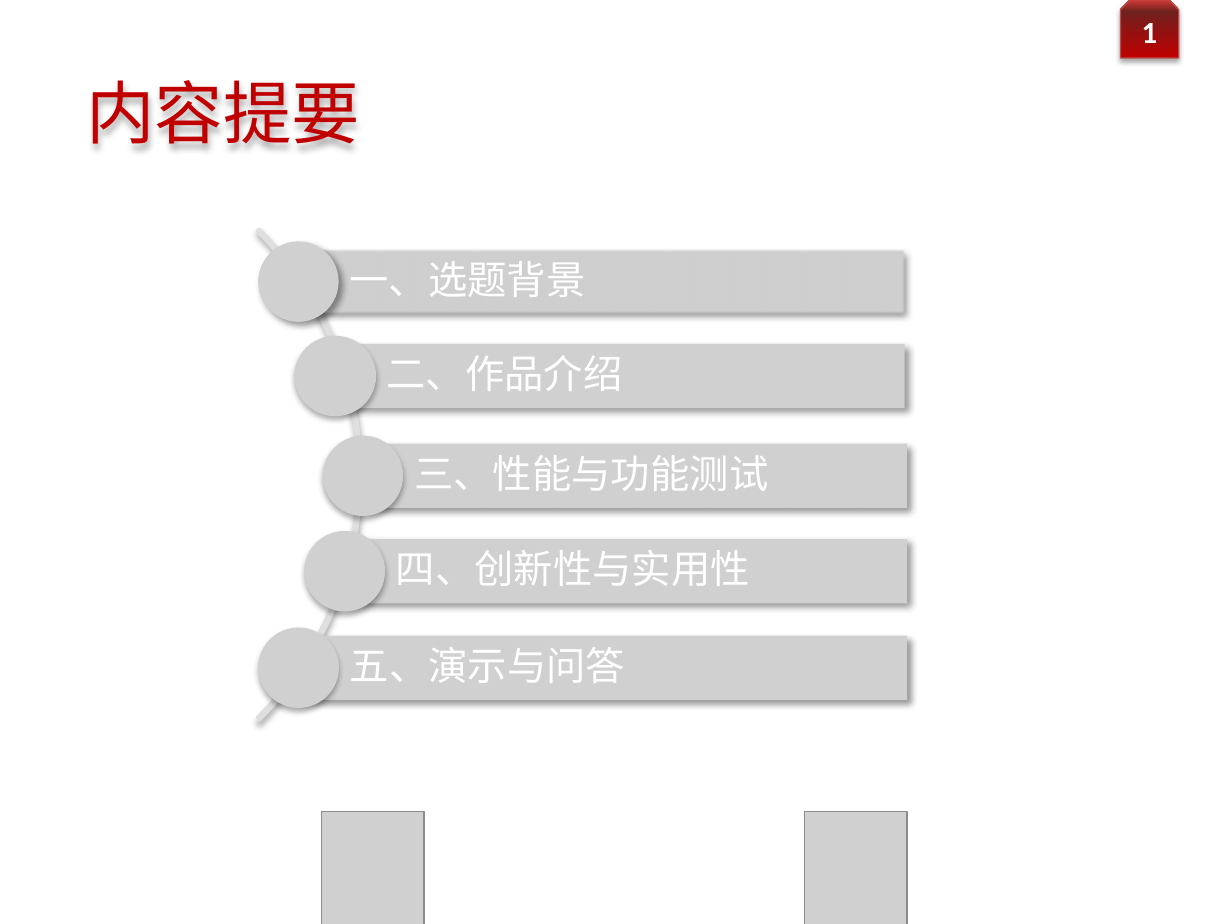
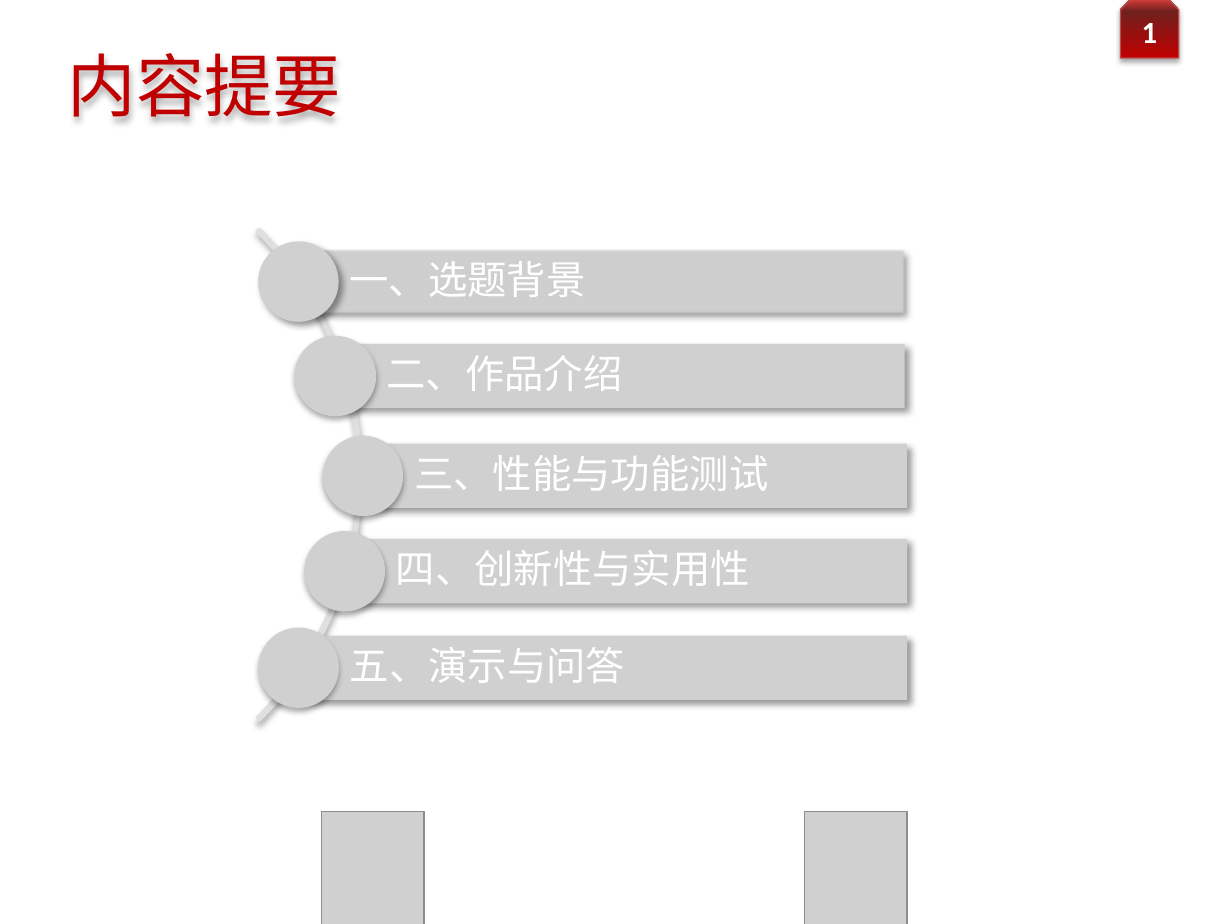
Before and after one commit to jerry-luo-zl/Searchable-Encrption-MC-JXT, a slide deck: slide 2 of pre/XGaurd.pptx. Drawn at 1232x924 pixels with LibreOffice and Linux fonts; fonts in the diff are those of the drawing; grey boxes stand for pictures; background and template pictures are left out. Boxes give left, top, right and bottom in pixels: in the first picture for what was removed or moved away, otherwise in the second. Text is boxed around its words. In the diff, an @@ line names an element or a change of style, - is before the commit and + after.

```diff
--- a/pre/XGaurd.pptx
+++ b/pre/XGaurd.pptx
@@ text "内容提要": place and size @@
-text "内容提要" at box(87, 80, 361, 144)
+text "内容提要" at box(68, 53, 342, 117)
```
Also in this commit, not shown: 12 other files.
